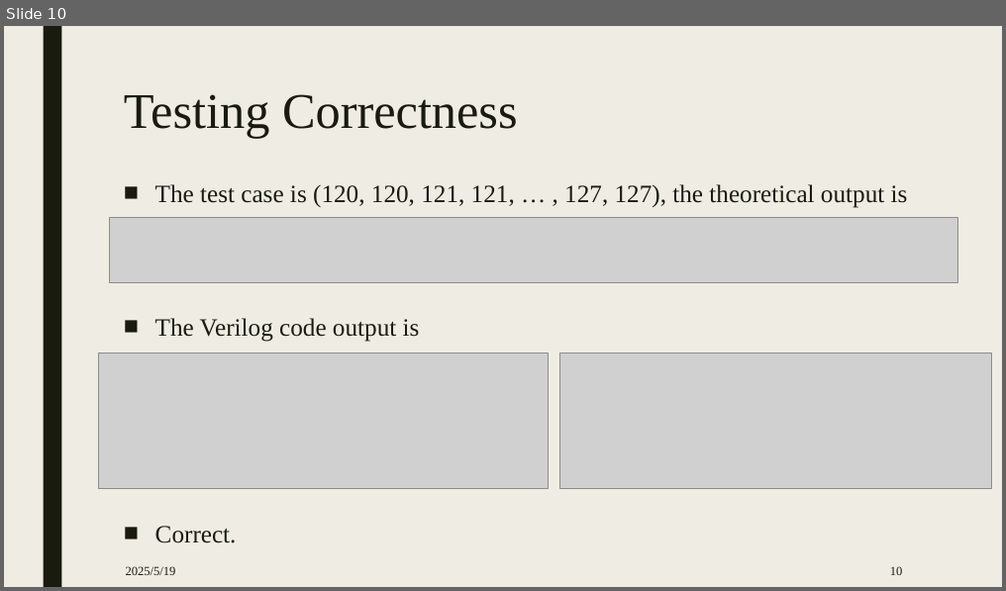
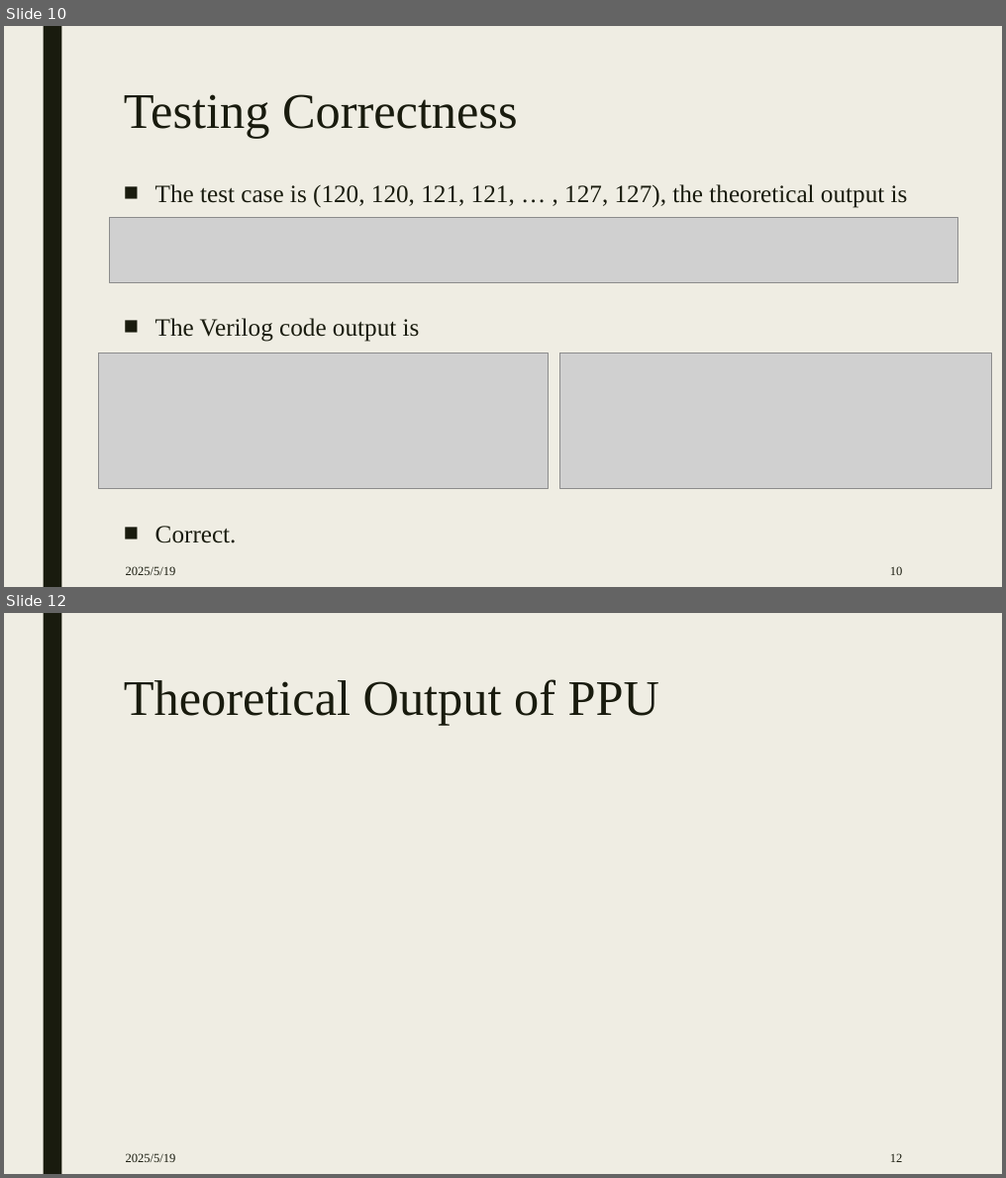
Before and after one commit to ethanhoumic/Matrix_Accelerator, a slide deck: ppt/0520.pptx. Shown one above the other, each under a label of ours: slide 10 before the commit, slides 10 and 12 after it; the slides between them are not shown. The pictures are 1006x591 and 1006x1178 pixels, drawn with LibreOffice and Linux fonts; fonts in the diff are those of the drawing; grey boxes stand for pictures. Boxes give left, top, right and bottom in pixels: in the first picture for what was removed or moved away, otherwise in the second. Text is boxed around its words. In the diff, an @@ line names an element or a change of style, - is before the commit and + after.

```diff
--- a/ppt/0520.pptx
+++ b/ppt/0520.pptx
@@ slide 12 added at bbox=[4, 613, 1002, 1174], background #EFEDE3; not listed: 1 template element that a slide beside it also shows @@
@@ title added at bbox=[124, 679, 659, 726], 48 pt, text #191B0E @@
+Theoretical Output of PPU
@@ text added at bbox=[126, 1154, 176, 1162], 12 pt, text #191B0E @@
+2025/5/19
@@ page number added at bbox=[890, 1154, 903, 1162], 12 pt, text #191B0E @@
+12
```
Also in this commit, not shown: 4 slides changed, 2 other slides added, 1 other file.
